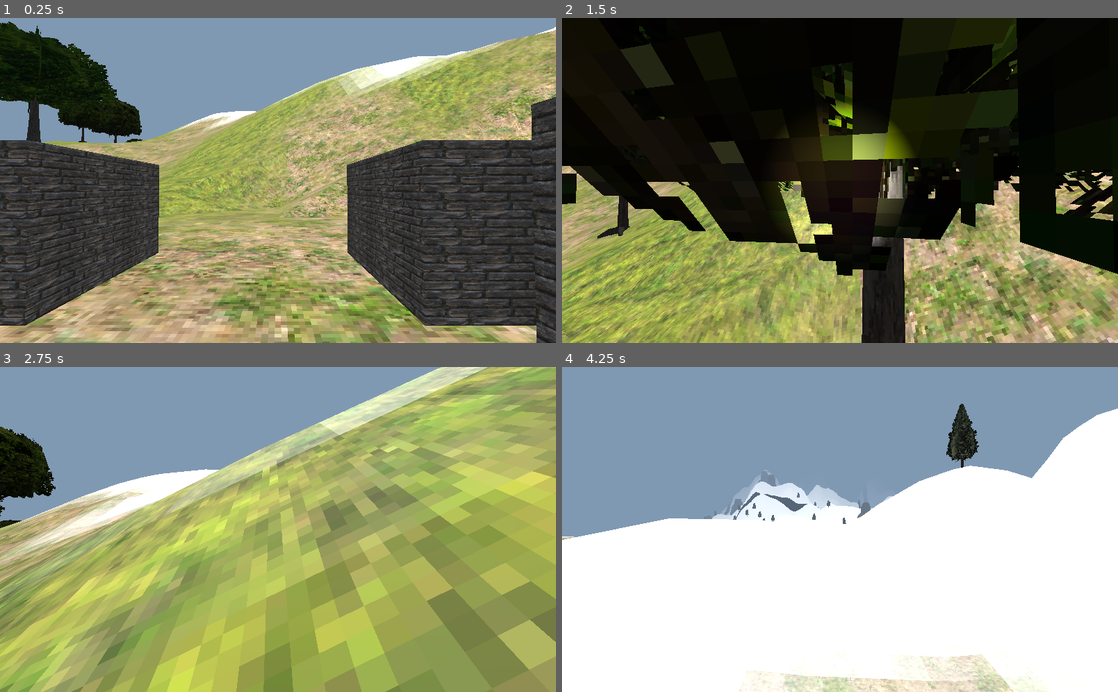
Above: before the commit, frames 1-4 (two rows, left to right).
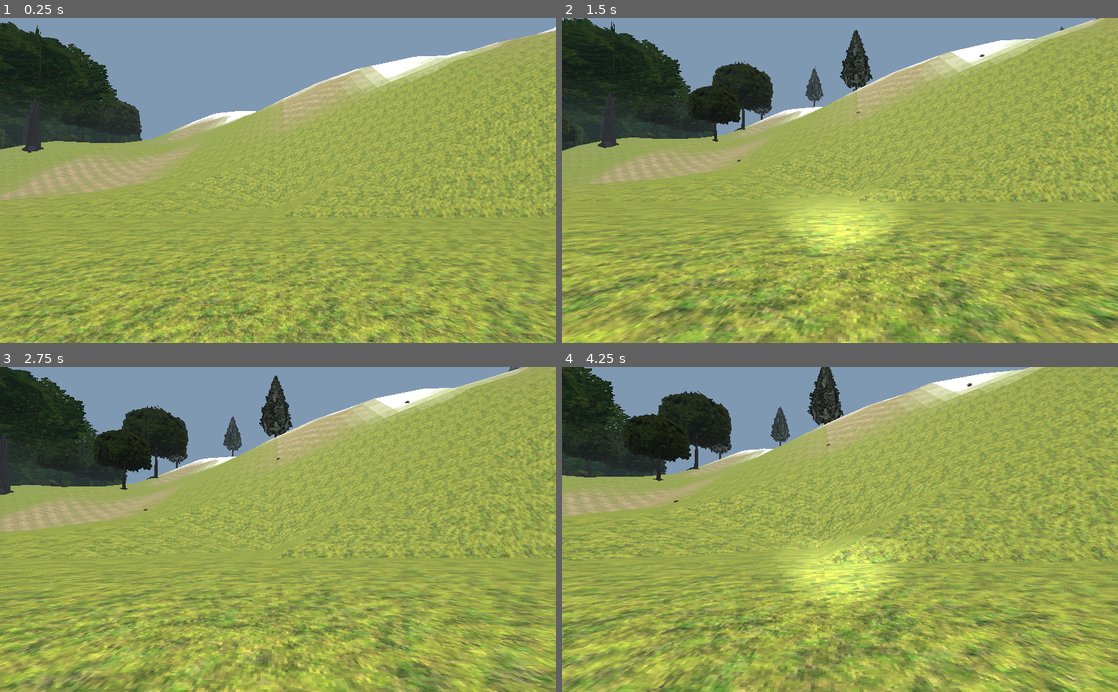
Above: after the commit, the same moments.

Repository: itaden1/webRPG
Game: Godot game, scene res://Scenes/World.tscn
Same seed, same stepped clock (60 frames per second), same inputs: the game is played once before the commit and once after it. The project has no main scene, so this scene is started directly.
Inputs (mouse positions are in pixels of both pictures, inside the frame that each line leads up to):
- Up to frame 1 (0.25 s): no input
- Up to frame 2 (1.5 s): move the mouse to (867, 180) at 0.52 s; hold F 0.53-1.28 s; hold W from 0.53 s (still down); tap Space at 0.77 s; move the mouse to (812, 180) at 1.27 s; tap F at 1.35 s
- Up to frame 3 (2.75 s): keep holding W; tap Space at 1.52 s; move the mouse to (289, 523) at 2.02 s; hold F from 2.03 s (still down)
- Up to frame 4 (4.25 s): keep holding W; move the mouse to (834, 536) at 2.77 s; release F at 2.78 s; tap F at 2.85 s; tap Space at 3.02, 3.77 s; move the mouse to (878, 532) at 3.52 s; hold F from 3.53 s (still down)

The runs differ from the first frame. In frame 1, 65% of the frame differs, in the area x 0-100%, y 2-100%; in frame 2, 87%; in frame 3, 56%; in frame 4, 91%, in the area x 0-100%, y 0-100%.

Commit message:
fix tree free zone

Diff:
--- a/Materials/SplatMap.tres
+++ b/Materials/SplatMap.tres
@@ -32,9 +32,9 @@
 
 [resource]
 shader = SubResource( 1 )
-shader_param/grassres = 50.0
-shader_param/earthres = 50.0
-shader_param/rockres = 50.0
+shader_param/grassres = 200.0
+shader_param/earthres = 200.0
+shader_param/rockres = 200.0
 shader_param/splatmap = ExtResource( 1 )
 shader_param/grass = ExtResource( 4 )
 shader_param/earth = ExtResource( 3 )
--- /dev/null
+++ b/Scenes/NatureObjects/DEBUG/ForbiddenPlacement.tscn
@@ -0,0 +1,14 @@
+[gd_scene load_steps=3 format=2]
+
+[sub_resource type="SpatialMaterial" id=2]
+albedo_color = Color( 1, 0.215686, 0.94902, 0.384314 )
+
+[sub_resource type="CubeMesh" id=1]
+material = SubResource( 2 )
+size = Vector3( 5, 100, 5 )
+
+[node name="Spatial" type="Spatial"]
+
+[node name="Spatial" type="MeshInstance" parent="."]
+transform = Transform( 1, 0, 0, 0, 1, 0, 0, 0, 1, 0, 5.06751, 0 )
+mesh = SubResource( 1 )
--- a/Scenes/TestTown.tscn
+++ /dev/null
@@ -1,68 +0,0 @@
-[gd_scene load_steps=5 format=2]
-
-[ext_resource path="res://Materials/Buildings/Bricks_01-128x128.png" type="Texture" id=1]
-
-[sub_resource type="CubeMesh" id=3]
-
-[sub_resource type="SpatialMaterial" id=6]
-albedo_texture = ExtResource( 1 )
-uv1_scale = Vector3( 7, 7, 7 )
-
-[sub_resource type="ConcavePolygonShape" id=4]
-data = PoolVector3Array( -1, 1, 1, 1, 1, 1, -1, -1, 1, 1, 1, 1, 1, -1, 1, -1, -1, 1, 1, 1, -1, -1, 1, -1, 1, -1, -1, -1, 1, -1, -1, -1, -1, 1, -1, -1, 1, 1, 1, 1, 1, -1, 1, -1, 1, 1, 1, -1, 1, -1, -1, 1, -1, 1, -1, 1, -1, -1, 1, 1, -1, -1, -1, -1, 1, 1, -1, -1, 1, -1, -1, -1, 1, 1, 1, -1, 1, 1, 1, 1, -1, -1, 1, 1, -1, 1, -1, 1, 1, -1, -1, -1, 1, 1, -1, 1, -1, -1, -1, 1, -1, 1, 1, -1, -1, -1, -1, -1 )
-
-[node name="Spatial" type="Spatial"]
-transform = Transform( 1.5, 0, 0, 0, 1.5, 0, 0, 0, 1.5, 0, 0, 0 )
-
-[node name="House" type="MeshInstance" parent="."]
-transform = Transform( 5, 0, 0, 0, 3, 0, 0, 0, 5, 13.1527, 3.25533, 14.0558 )
-mesh = SubResource( 3 )
-material/0 = SubResource( 6 )
-
-[node name="StaticBody" type="StaticBody" parent="House"]
-
-[node name="CollisionShape" type="CollisionShape" parent="House/StaticBody"]
-shape = SubResource( 4 )
-
-[node name="House2" type="MeshInstance" parent="."]
-transform = Transform( 5, 0, 0, 0, 3, 0, 0, 0, 5, -9.74398, 3.25533, 14.0558 )
-mesh = SubResource( 3 )
-material/0 = SubResource( 6 )
-
-[node name="StaticBody" type="StaticBody" parent="House2"]
-
-[node name="CollisionShape" type="CollisionShape" parent="House2/StaticBody"]
-shape = SubResource( 4 )
-
-[node name="House3" type="MeshInstance" parent="."]
-transform = Transform( 5, 0, 0, 0, 3, 0, 0, 0, 5, 13.1527, 3.25533, 0.15453 )
-mesh = SubResource( 3 )
-material/0 = SubResource( 6 )
-
-[node name="StaticBody" type="StaticBody" parent="House3"]
-
-[node name="CollisionShape" type="CollisionShape" parent="House3/StaticBody"]
-shape = SubResource( 4 )
-
-[node name="House5" type="MeshInstance" parent="."]
-transform = Transform( 11.1281, 0, 0, 0, 5.63231, 0, 0, 0, 6.37275, 1.39216, 5.73416, -23.8587 )
-mesh = SubResource( 3 )
-material/0 = SubResource( 6 )
-
-[node name="StaticBody" type="StaticBody" parent="House5"]
-
-[node name="CollisionShape" type="CollisionShape" parent="House5/StaticBody"]
-shape = SubResource( 4 )
-
-[node name="House4" type="MeshInstance" parent="."]
-transform = Transform( 5, 0, 0, 0, 3, 0, 0, 0, 5, -9.74398, 3.25533, 0.15453 )
-mesh = SubResource( 3 )
-material/0 = SubResource( 6 )
-
-[node name="StaticBody" type="StaticBody" parent="House4"]
-
-[node name="CollisionShape" type="CollisionShape" parent="House4/StaticBody"]
-shape = SubResource( 4 )
-
-[node name="Spawn" type="Spatial" parent="."]
-transform = Transform( 1, 0, 0, 0, 1, 0, 0, 0, 1, 0, 4.76863, 0 )
--- /dev/null
+++ b/Scenes/Towns/BuildingBlocks/Generic/Block.tscn
@@ -0,0 +1,23 @@
+[gd_scene load_steps=5 format=2]
+
+[ext_resource path="res://Materials/Buildings/Bricks_01-128x128.png" type="Texture" id=1]
+
+[sub_resource type="CubeMesh" id=1]
+size = Vector3( 3, 3, 3 )
+
+[sub_resource type="SpatialMaterial" id=2]
+albedo_texture = ExtResource( 1 )
+uv1_scale = Vector3( 3, 3, 3 )
+
+[sub_resource type="ConcavePolygonShape" id=3]
+data = PoolVector3Array( -1.5, 1.5, 1.5, 1.5, 1.5, 1.5, -1.5, -1.5, 1.5, 1.5, 1.5, 1.5, 1.5, -1.5, 1.5, -1.5, -1.5, 1.5, 1.5, 1.5, -1.5, -1.5, 1.5, -1.5, 1.5, -1.5, -1.5, -1.5, 1.5, -1.5, -1.5, -1.5, -1.5, 1.5, -1.5, -1.5, 1.5, 1.5, 1.5, 1.5, 1.5, -1.5, 1.5, -1.5, 1.5, 1.5, 1.5, -1.5, 1.5, -1.5, -1.5, 1.5, -1.5, 1.5, -1.5, 1.5, -1.5, -1.5, 1.5, 1.5, -1.5, -1.5, -1.5, -1.5, 1.5, 1.5, -1.5, -1.5, 1.5, -1.5, -1.5, -1.5, 1.5, 1.5, 1.5, -1.5, 1.5, 1.5, 1.5, 1.5, -1.5, -1.5, 1.5, 1.5, -1.5, 1.5, -1.5, 1.5, 1.5, -1.5, -1.5, -1.5, 1.5, 1.5, -1.5, 1.5, -1.5, -1.5, -1.5, 1.5, -1.5, 1.5, 1.5, -1.5, -1.5, -1.5, -1.5, -1.5 )
+
+[node name="Spatial" type="MeshInstance"]
+transform = Transform( 2, 0, 0, 0, 2, 0, 0, 0, 2, 0, 2.94868, 0 )
+mesh = SubResource( 1 )
+material/0 = SubResource( 2 )
+
+[node name="StaticBody" type="StaticBody" parent="."]
+
+[node name="CollisionShape" type="CollisionShape" parent="StaticBody"]
+shape = SubResource( 3 )
--- /dev/null
+++ b/Scenes/Towns/BuildingBlocks/Generic/Roof.tscn
@@ -0,0 +1,16 @@
+[gd_scene load_steps=4 format=2]
+
+[ext_resource path="res://Materials/Buildings/Roofs_23-128x128.png" type="Texture" id=1]
+
+[sub_resource type="PrismMesh" id=3]
+left_to_right = 0.0
+size = Vector3( 3, 2, 3 )
+
+[sub_resource type="SpatialMaterial" id=4]
+albedo_texture = ExtResource( 1 )
+uv1_scale = Vector3( 3, 3, 3 )
+
+[node name="Spatial" type="MeshInstance"]
+transform = Transform( 2, 0, 0, 0, 2, 0, 0, 0, 2, 0, 2.94868, 0 )
+mesh = SubResource( 3 )
+material/0 = SubResource( 4 )
--- /dev/null
+++ b/Scenes/Towns/TestTown.tscn
@@ -0,0 +1,178 @@
+[gd_scene load_steps=3 format=2]
+
+[ext_resource path="res://Scenes/Towns/BuildingBlocks/Generic/Block.tscn" type="PackedScene" id=1]
+[ext_resource path="res://Scenes/Towns/BuildingBlocks/Generic/Roof.tscn" type="PackedScene" id=2]
+
+[node name="Spatial" type="Spatial"]
+transform = Transform( 1.5, 0, 0, 0, 1.5, 0, 0, 0, 1.5, 0, 0, 0 )
+
+[node name="Spawn" type="Spatial" parent="."]
+transform = Transform( 1, 0, 0, 0, 1, 0, 0, 0, 1, 0, 4.76863, 0 )
+
+[node name="Spatial" parent="." instance=ExtResource( 1 )]
+transform = Transform( 2, 0, 0, 0, 2, 0, 0, 0, 2, -19.388, 2.94868, 2.66667 )
+
+[node name="Spatial2" parent="." instance=ExtResource( 1 )]
+transform = Transform( 2, 0, 0, 0, 2, 0, 0, 0, 2, -19.388, 2.94868, -3.33333 )
+
+[node name="Spatial3" parent="." instance=ExtResource( 1 )]
+transform = Transform( 2, 0, 0, 0, 2, 0, 0, 0, 2, -25.388, 2.94868, 2.66667 )
+
+[node name="Spatial4" parent="." instance=ExtResource( 1 )]
+transform = Transform( 2, 0, 0, 0, 2, 0, 0, 0, 2, -25.388, 2.94868, -3.33333 )
+
+[node name="Spatial5" parent="." instance=ExtResource( 1 )]
+transform = Transform( 2, 0, 0, 0, 2, 0, 0, 0, 2, -19.388, 8.94868, 2.66667 )
+
+[node name="Spatial6" parent="." instance=ExtResource( 1 )]
+transform = Transform( 2, 0, 0, 0, 2, 0, 0, 0, 2, -19.388, 8.94868, -3.33333 )
+
+[node name="Spatial7" parent="." instance=ExtResource( 1 )]
+transform = Transform( 2, 0, 0, 0, 2, 0, 0, 0, 2, -25.388, 8.94868, 2.66667 )
+
+[node name="Spatial8" parent="." instance=ExtResource( 1 )]
+transform = Transform( 2, 0, 0, 0, 2, 0, 0, 0, 2, -25.388, 8.94868, -3.33333 )
+
+[node name="Spatial13" parent="." instance=ExtResource( 1 )]
+transform = Transform( 2, 0, 0, 0, 2, 0, 0, 0, 2, -19.388, 2.94868, -21.3333 )
+
+[node name="Spatial14" parent="." instance=ExtResource( 1 )]
+transform = Transform( 2, 0, 0, 0, 2, 0, 0, 0, 2, -19.388, 2.94868, -27.3333 )
+
+[node name="Spatial15" parent="." instance=ExtResource( 1 )]
+transform = Transform( 2, 0, 0, 0, 2, 0, 0, 0, 2, -25.388, 2.94868, -21.3333 )
+
+[node name="Spatial16" parent="." instance=ExtResource( 1 )]
+transform = Transform( 2, 0, 0, 0, 2, 0, 0, 0, 2, -25.388, 2.94868, -27.3333 )
+
+[node name="Spatial17" parent="." instance=ExtResource( 1 )]
+transform = Transform( 2, 0, 0, 0, 2, 0, 0, 0, 2, -19.388, 8.94868, -21.3333 )
+
+[node name="Spatial18" parent="." instance=ExtResource( 1 )]
+transform = Transform( 2, 0, 0, 0, 2, 0, 0, 0, 2, -19.388, 8.94868, -27.3333 )
+
+[node name="Spatial19" parent="." instance=ExtResource( 1 )]
+transform = Transform( 2, 0, 0, 0, 2, 0, 0, 0, 2, -25.388, 8.94868, -21.3333 )
+
+[node name="Spatial20" parent="." instance=ExtResource( 1 )]
+transform = Transform( 2, 0, 0, 0, 2, 0, 0, 0, 2, -25.388, 8.94868, -27.3333 )
+
+[node name="Spatial21" parent="." instance=ExtResource( 1 )]
+transform = Transform( 2, 0, 0, 0, 2, 0, 0, 0, 2, -7.38804, 2.94868, -21.3333 )
+
+[node name="Spatial22" parent="." instance=ExtResource( 1 )]
+transform = Transform( 2, 0, 0, 0, 2, 0, 0, 0, 2, -7.38804, 2.94868, -27.3333 )
+
+[node name="Spatial23" parent="." instance=ExtResource( 1 )]
+transform = Transform( 2, 0, 0, 0, 2, 0, 0, 0, 2, -13.388, 2.94868, -21.3333 )
+
+[node name="Spatial24" parent="." instance=ExtResource( 1 )]
+transform = Transform( 2, 0, 0, 0, 2, 0, 0, 0, 2, -13.388, 2.94868, -27.3333 )
+
+[node name="Spatial25" parent="." instance=ExtResource( 1 )]
+transform = Transform( 2, 0, 0, 0, 2, 0, 0, 0, 2, -7.38804, 8.94868, -21.3333 )
+
+[node name="Spatial26" parent="." instance=ExtResource( 1 )]
+transform = Transform( 2, 0, 0, 0, 2, 0, 0, 0, 2, -7.38804, 8.94868, -27.3333 )
+
+[node name="Spatial27" parent="." instance=ExtResource( 1 )]
+transform = Transform( 2, 0, 0, 0, 2, 0, 0, 0, 2, -13.388, 8.94868, -21.3333 )
+
+[node name="Spatial28" parent="." instance=ExtResource( 1 )]
+transform = Transform( 2, 0, 0, 0, 2, 0, 0, 0, 2, -13.388, 8.94868, -27.3333 )
+
+[node name="Spatial33" parent="." instance=ExtResource( 1 )]
+transform = Transform( 2, 0, 0, 0, 2, 0, 0, 0, 2, 21.2786, 3.02146, -21.3333 )
+
+[node name="Spatial34" parent="." instance=ExtResource( 1 )]
+transform = Transform( 2, 0, 0, 0, 2, 0, 0, 0, 2, 21.2786, 3.02146, -27.3333 )
+
+[node name="Spatial35" parent="." instance=ExtResource( 1 )]
+transform = Transform( 2, 0, 0, 0, 2, 0, 0, 0, 2, 15.2786, 3.02146, -21.3333 )
+
+[node name="Spatial36" parent="." instance=ExtResource( 1 )]
+transform = Transform( 2, 0, 0, 0, 2, 0, 0, 0, 2, 15.2786, 3.02146, -27.3333 )
+
+[node name="Spatial41" parent="." instance=ExtResource( 1 )]
+transform = Transform( 2, 0, 0, 0, 2, 0, 0, 0, 2, 21.2786, 3.02146, -9.33333 )
+
+[node name="Spatial42" parent="." instance=ExtResource( 1 )]
+transform = Transform( 2, 0, 0, 0, 2, 0, 0, 0, 2, 21.2786, 3.02146, -15.3333 )
+
+[node name="Spatial43" parent="." instance=ExtResource( 1 )]
+transform = Transform( 2, 0, 0, 0, 2, 0, 0, 0, 2, 15.2786, 3.02146, -9.33333 )
+
+[node name="Spatial44" parent="." instance=ExtResource( 1 )]
+transform = Transform( 2, 0, 0, 0, 2, 0, 0, 0, 2, 15.2786, 3.02146, -15.3333 )
+
+[node name="Spatial9" parent="." instance=ExtResource( 1 )]
+transform = Transform( 2, 0, 0, 0, 2, 0, 0, 0, 2, -19.388, 14.9487, 2.66667 )
+
+[node name="Spatial10" parent="." instance=ExtResource( 1 )]
+transform = Transform( 2, 0, 0, 0, 2, 0, 0, 0, 2, -19.388, 14.9487, -3.33333 )
+
+[node name="Spatial11" parent="." instance=ExtResource( 1 )]
+transform = Transform( 2, 0, 0, 0, 2, 0, 0, 0, 2, -25.388, 14.9487, 2.66667 )
+
+[node name="Spatial12" parent="." instance=ExtResource( 1 )]
+transform = Transform( 2, 0, 0, 0, 2, 0, 0, 0, 2, -25.388, 14.9487, -3.33333 )
+
+[node name="Spatial45" parent="." instance=ExtResource( 2 )]
+transform = Transform( 2, 0, 0, 0, 2, 0, 0, 0, 2, -19.3333, 19.9159, 2.66667 )
+
+[node name="Spatial46" parent="." instance=ExtResource( 2 )]
+transform = Transform( 2, 0, 0, 0, 2, 0, 0, 0, 2, -19.3333, 19.9159, -3.33333 )
+
+[node name="Spatial47" parent="." instance=ExtResource( 2 )]
+transform = Transform( -2, 0, -1.74846e-07, 0, 2, 0, 1.74846e-07, 0, -2, -25.3333, 19.9794, -3.33333 )
+
+[node name="Spatial48" parent="." instance=ExtResource( 2 )]
+transform = Transform( -2, 0, -1.74846e-07, 0, 2, 0, 1.74846e-07, 0, -2, -25.3333, 19.9794, 2.66667 )
+
+[node name="Spatial49" parent="." instance=ExtResource( 2 )]
+transform = Transform( -0.00247845, 0, -2, 0, 2, 0, 2, 0, -0.00247845, -25.337, 13.9887, -21.3265 )
+
+[node name="Spatial50" parent="." instance=ExtResource( 2 )]
+transform = Transform( -0.00247845, 0, -2, 0, 2, 0, 2, 0, -0.00247845, -19.3371, 13.9887, -21.3191 )
+
+[node name="Spatial51" parent="." instance=ExtResource( 2 )]
+transform = Transform( 0.00247827, 0, 2, 0, 2, 0, -2, 0, 0.00247827, -19.3296, 14.0522, -27.3191 )
+
+[node name="Spatial52" parent="." instance=ExtResource( 2 )]
+transform = Transform( 0.00247827, 0, 2, 0, 2, 0, -2, 0, 0.00247827, -25.3296, 14.0522, -27.3265 )
+
+[node name="Spatial53" parent="." instance=ExtResource( 2 )]
+transform = Transform( 0.00279262, 0, 2, 0, 2, 0, -2, 0, 0.00279262, -7.29588, 13.9887, -27.2927 )
+
+[node name="Spatial54" parent="." instance=ExtResource( 2 )]
+transform = Transform( 0.00279262, 0, 2, 0, 2, 0, -2, 0, 0.00279262, -13.2959, 13.9887, -27.301 )
+
+[node name="Spatial55" parent="." instance=ExtResource( 2 )]
+transform = Transform( -0.00279244, 0, -2, 0, 2, 0, 2, 0, -0.00279244, -13.3042, 14.0522, -21.301 )
+
+[node name="Spatial56" parent="." instance=ExtResource( 2 )]
+transform = Transform( -0.00279244, 0, -2, 0, 2, 0, 2, 0, -0.00279244, -7.30425, 14.0522, -21.2927 )
+
+[node name="Spatial57" parent="." instance=ExtResource( 2 )]
+transform = Transform( -2, 0, -0.00369997, 0, 2, 0, 0.00369997, 0, -2, 15.2484, 8.06145, -27.2752 )
+
+[node name="Spatial58" parent="." instance=ExtResource( 2 )]
+transform = Transform( -2, 0, -0.00369997, 0, 2, 0, 0.00369997, 0, -2, 15.2595, 8.06145, -21.2752 )
+
+[node name="Spatial59" parent="." instance=ExtResource( 2 )]
+transform = Transform( 2, 0, 0.00370014, 0, 2, 0, -0.00370014, 0, 2, 21.2595, 8.125, -21.2863 )
+
+[node name="Spatial60" parent="." instance=ExtResource( 2 )]
+transform = Transform( 2, 0, 0.00370014, 0, 2, 0, -0.00370014, 0, 2, 21.2484, 8.125, -27.2863 )
+
+[node name="Spatial61" parent="." instance=ExtResource( 2 )]
+transform = Transform( 2, 0, 0.0033858, 0, 2, 0, -0.0033858, 0, 2, 21.2703, 8.06145, -9.2525 )
+
+[node name="Spatial62" parent="." instance=ExtResource( 2 )]
+transform = Transform( 2, 0, 0.0033858, 0, 2, 0, -0.0033858, 0, 2, 21.2601, 8.06145, -15.2525 )
+
+[node name="Spatial63" parent="." instance=ExtResource( 2 )]
+transform = Transform( -2, 0, -0.00338598, 0, 2, 0, 0.00338598, 0, -2, 15.2601, 8.125, -15.2423 )
+
+[node name="Spatial64" parent="." instance=ExtResource( 2 )]
+transform = Transform( -2, 0, -0.00338598, 0, 2, 0, 0.00338598, 0, -2, 15.2703, 8.125, -9.24235 )
--- a/Scenes/World.tscn
+++ b/Scenes/World.tscn
@@ -17,6 +17,8 @@
 ambient_light_energy = 0.5
 fog_enabled = true
 fog_color = Color( 0.501961, 0.6, 0.701961, 1 )
+fog_depth_begin = 5.0
+fog_depth_end = 1500.0
 
 [sub_resource type="PlaneMesh" id=2]
 subdivide_width = 100
--- a/Scripts/Generators/LocationGenerator.gd
+++ b/Scripts/Generators/LocationGenerator.gd
@@ -1,6 +1,11 @@
 extends Node
 
-var test_town_scene = preload("res://Scenes/TestTown.tscn")
+
+var test_town_scene = preload("res://Scenes/Towns/TestTown.tscn")
+
+
+func generate_location():
+	return generate_town()
 
 
 func generate_town():
--- a/Scripts/Generators/TerrainGenerator.gd
+++ b/Scripts/Generators/TerrainGenerator.gd
@@ -253,7 +253,7 @@
 		if vert.y <= modify_land_height(OCEAN_LEVEL + 0.001):
 			continue
 
-		var location_data = location_generator.generate_town()
+		var location_data = location_generator.generate_location()
 		var location: Node = location_data.location_node
 		var location_padding = location_data.location_padding
 
@@ -278,8 +278,8 @@
 
 		tree_free_zone.append(
 			Rect2(
-				Vector2((vert.x + x) - location_padding, (vert.y + y) - location_padding),
-				Vector2(location_padding*3, location_padding*3)
+				Vector2(x + vert.x - location_padding, y + vert.z - location_padding),
+				Vector2(location_padding*2, location_padding*2)
 			)
 		)
 
@@ -295,12 +295,12 @@
 	var paint_rect_size = 8
 	var rects_to_paint = image_size / paint_rect_size
 	splat_image.create(image_size, image_size, false, Image.FORMAT_RGBA8)
-	for i in range(1, rects_to_paint):
-		for j in range(1, rects_to_paint):
+	for i in range(rects_to_paint):
+		for j in range(rects_to_paint):
 			var region_size_x = (chunk_size.x / rects_to_paint)
 			var region_size_y = (chunk_size.y / rects_to_paint)
-			var pos_x = region_size_x * i + x -1000 # no idea why this magic number works but it does....
-			var pos_y = region_size_y * j + y -1000
+			var pos_x = region_size_x * i + x - (chunk_size.x / 2)
+			var pos_y = region_size_y * j + y - (chunk_size.y / 2)
 
 			var biome: int = get_biome(pos_x, pos_y)
 			var tiles : Array = biome_brushes[biome]
@@ -327,7 +327,7 @@
 			# skip if there is a town or other location around here
 			var skip := false
 			for z in tree_free_zone:
-				if z.intersects(Rect2(Vector2(position_x, position_y) , Vector2(30,30))):
+				if z.intersects(Rect2(Vector2(position_x, position_y) , Vector2(1,1))):
 					skip = true
 			if skip:
 				continue
@@ -381,7 +381,7 @@
 	add_child(thread_timer)
 	thread_timer.wait_time = chunk_load_time
 	thread_timer.one_shot = false
-	thread_timer.connect("timeout", self, "_start_chunk_generation")
+	var _a = thread_timer.connect("timeout", self, "_start_chunk_generation")
 	thread_timer.start()
 
 	hill_noise.seed = Rng.get_random_int()
--- a/assets/simple_fpsplayer/Player.gd
+++ b/assets/simple_fpsplayer/Player.gd
@@ -4,8 +4,8 @@
 
 const GRAVITY = -32.8
 var vel = Vector3()
-const MAX_SPEED = 100
-const JUMP_SPEED = 50
+const MAX_SPEED = 10
+const JUMP_SPEED = 5
 const ACCEL = 10.5
 
 var dir = Vector3()
--- a/assets/simple_fpsplayer/Player.tscn
+++ b/assets/simple_fpsplayer/Player.tscn
@@ -23,7 +23,7 @@
 doppler_tracking = 2
 current = true
 fov = 90.0
-far = 5000.0
+far = 2500.0
 
 [node name="Flashlight" type="SpotLight" parent="rotation_helper"]
 transform = Transform( -1, 0, -8.74228e-08, 0, 1, 0, 8.74228e-08, 0, -1, 0, 0, 0 )
Binary file added: Materials/Buildings/Roofs_23-128x128.png
Not shown, added: Materials/Buildings/Roofs_23-128x128.png.import
